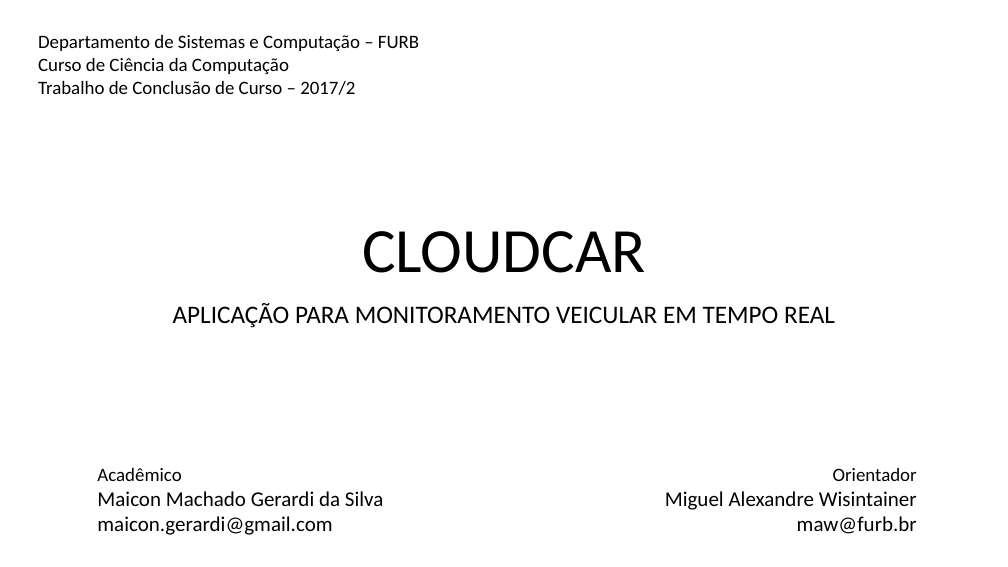
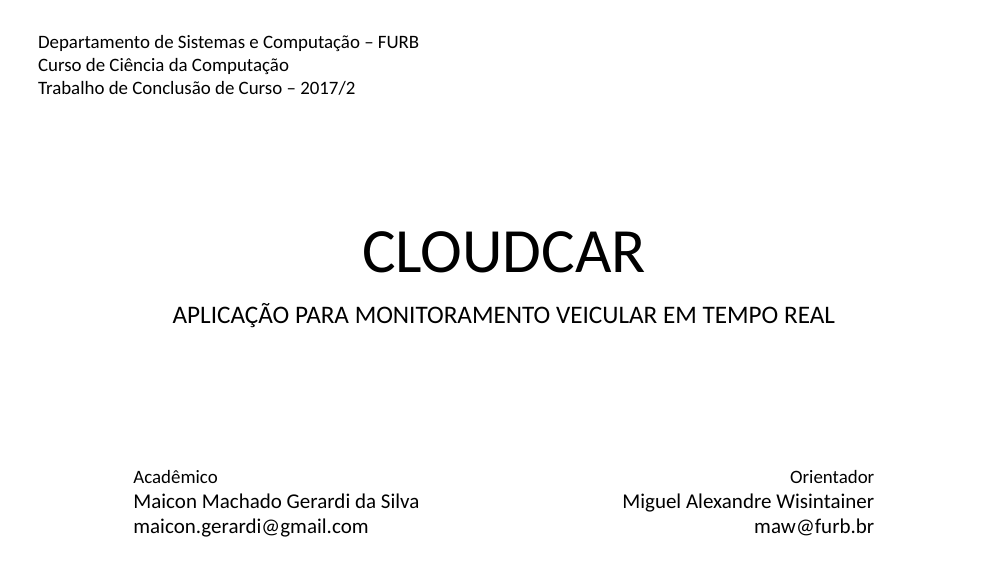
Before and after one commit to maiconn/tcc, a slide deck: slide 1 of apresentação/ApresentacaoTCC-cloudcar.pptx. Drawn at 1008x567 pixels with LibreOffice and Linux fonts; fonts in the diff are those of the drawing. Boxes give left, top, right and bottom in pixels: in the first picture for what was removed or moved away, otherwise in the second. Text is boxed around its words. In the diff, an @@ line names an element or a change of style, - is before the commit and + after.

Commit message:
apresentação

```diff
--- a/apresentação/ApresentacaoTCC-cloudcar.pptx
+++ b/apresentação/ApresentacaoTCC-cloudcar.pptx
@@ text "Acadêmico": place and size @@
-text "Acadêmico" at <box>97,468,384,535</box>
+text "Acadêmico" at <box>133,470,420,537</box>
@@ text "Orientador": place and size @@
-text "Orientador" at <box>665,468,917,534</box>
+text "Orientador" at <box>622,470,874,536</box>
```
Also in this commit, not shown: 2 other files.
